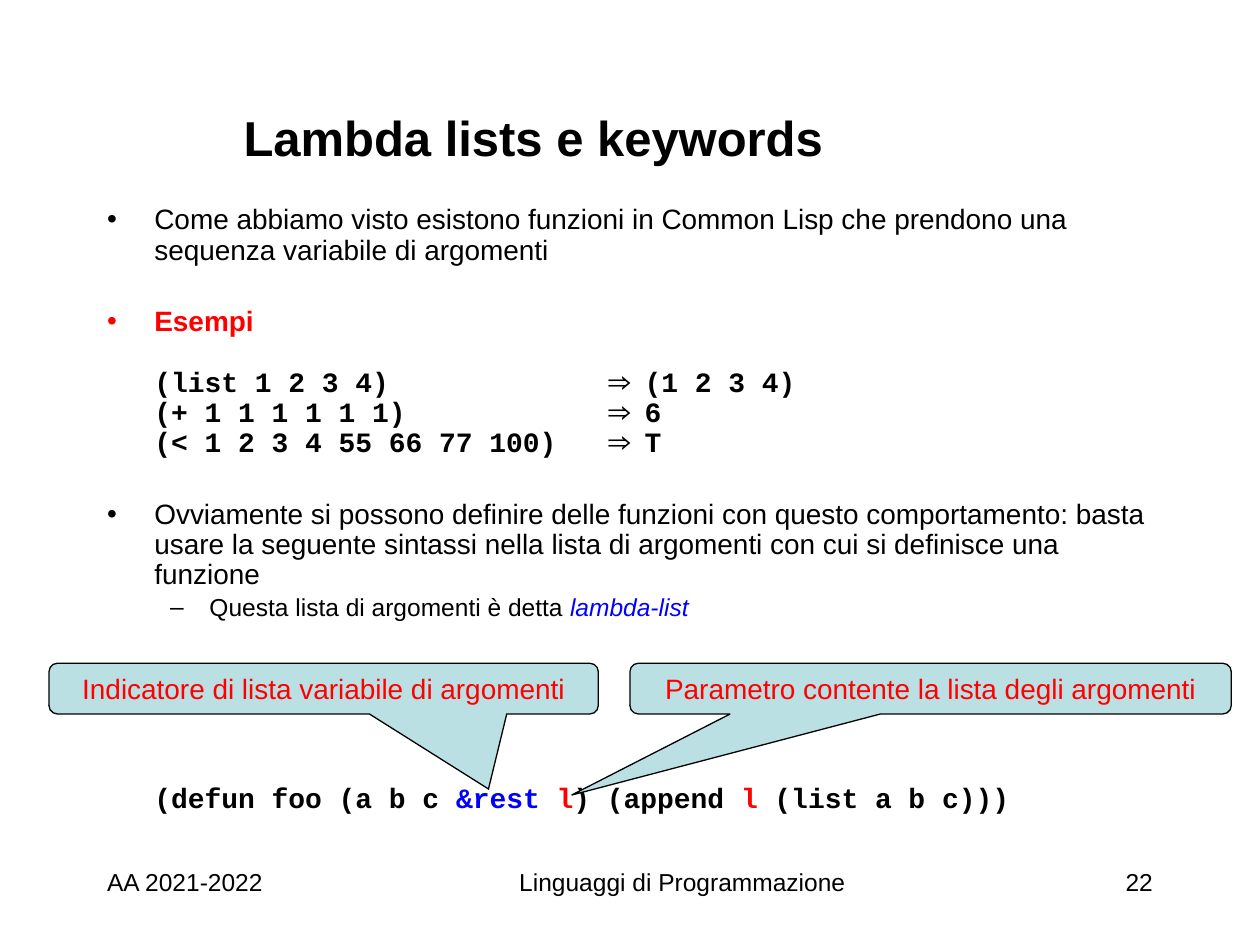
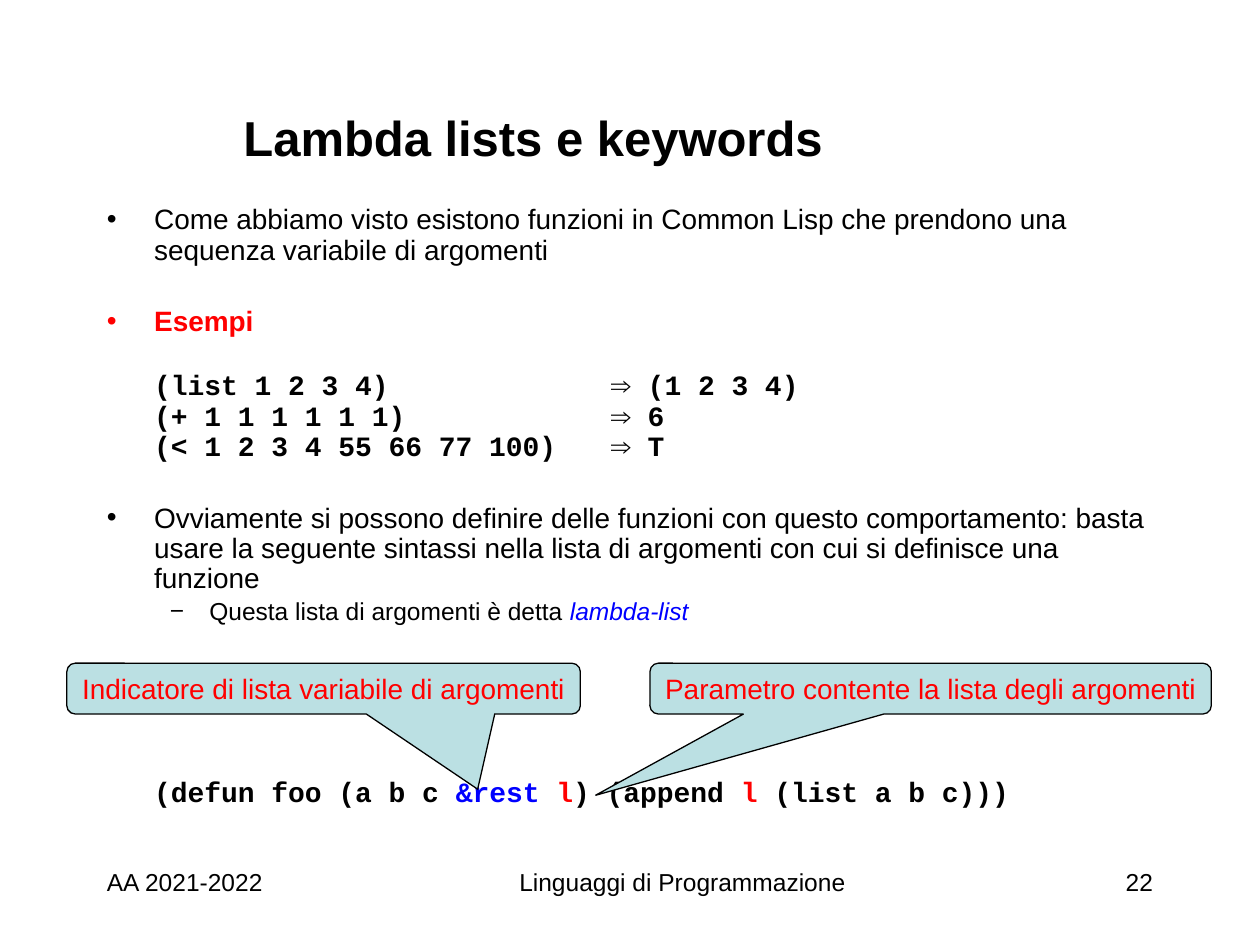
Before and after one commit to Ulerich/ProgrammiLP, a slide deck: slide 22 of SlideLP/LP 2021 4 Lisp e PF.ppsx. Drawn at 1260x945 pixels with LibreOffice and Linux fonts; fonts in the diff are those of the drawing; background and template pictures are left out. Boxes give left, top, right and bottom in pixels: in the first picture for what was removed or moved away, otherwise in the second. Text is boxed around its words. In the diff, an @@ line names an element or a change of style, - is before the commit and + after.

Commit message:
Aggiunte slide C, modifiche laboratorio, slide LISP

```diff
--- a/SlideLP/LP 2021 4 Lisp e PF.ppsx
+++ b/SlideLP/LP 2021 4 Lisp e PF.ppsx
@@ text "Come abbiamo visto esistono funzioni ..." at (x1=154, y1=208, x2=1144, y2=808): font Courier New to Arial in "⇒ ⇒ ⇒"; bullet – to − @@
@@ rounded speech box "Indicatore di lista variabile di ..." resized from (x1=49, y1=663, x2=598, y2=713) to (x1=67, y1=663, x2=581, y2=713) @@
@@ rounded speech box "Parametro contente la lista degli ..." resized from (x1=630, y1=663, x2=1231, y2=713) to (x1=650, y1=663, x2=1212, y2=713) @@
```
Also in this commit, not shown: 10 other slides changed, 20 other files.
